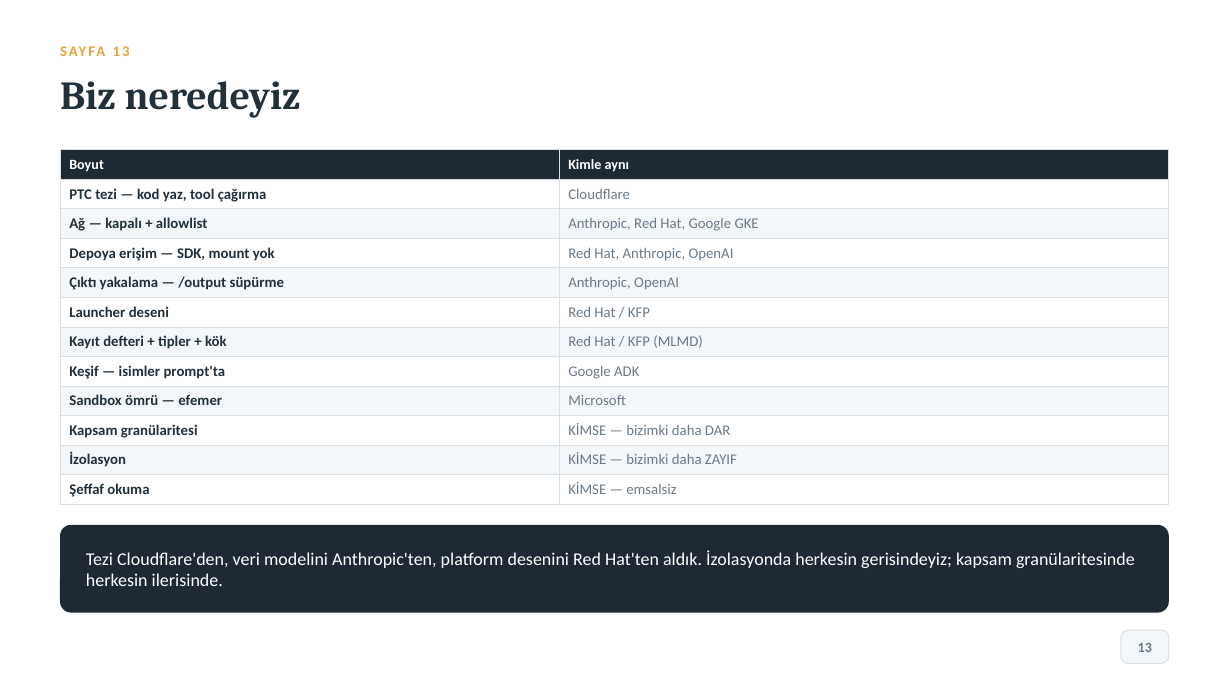
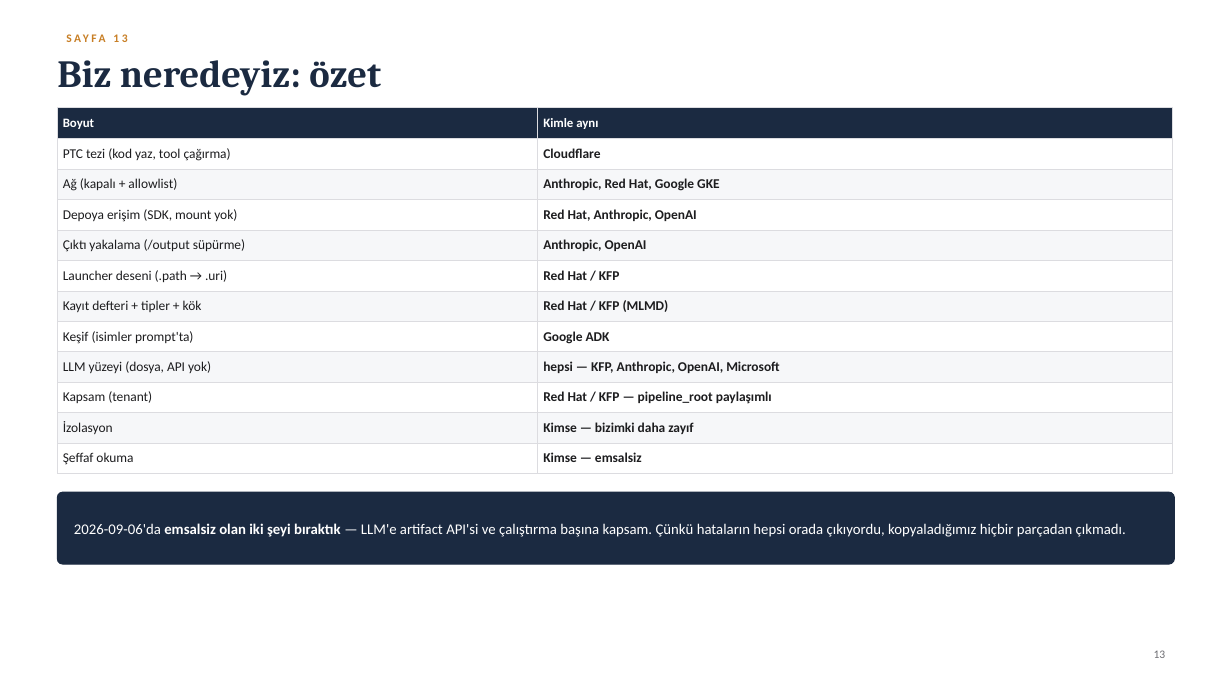
Before and after one commit to AltanReisoglu/Data-Science-Reports, a slide deck: slide 14 of ptc_art/PTC_Sunum_Karsilastirma.pptx. Drawn at 1232x693 pixels with LibreOffice and Linux fonts; fonts in the diff are those of the drawing. Boxes give left, top, right and bottom in pixels: in the first picture for what was removed or moved away, otherwise in the second. Text is boxed around its words. In the diff, an @@ line names an element or a change of style, - is before the commit and + after.

```diff
--- a/ptc_art/PTC_Sunum_Karsilastirma.pptx
+++ b/ptc_art/PTC_Sunum_Karsilastirma.pptx
@@ text "SAYFA 13" moved from (x1=60, y1=39, x2=1169, y2=63) to (x1=57, y1=28, x2=335, y2=48) @@
@@ text "SAYFA 13" at (x1=57, y1=28, x2=335, y2=48): size 11.5 to 9 pt, text colour #E8A33D to #C87F26, letter spacing 1.6 to 2 pt @@
@@ text at (x1=57, y1=60, x2=381, y2=96): text changed; size 31 to 30 pt; text colour #22303A to #1B2A41 @@
-Biz neredeyiz
+Biz neredeyiz: özet
@@ table at (x1=57, y1=107, x2=1173, y2=469) @@
-row 2, column 1: PTC tezi — kod yaz, tool çağırma
+row 2, column 1: PTC tezi (kod yaz, tool çağırma)
-row 3, column 1: Ağ — kapalı + allowlist
+row 3, column 1: Ağ (kapalı + allowlist)
-row 4, column 1: Depoya erişim — SDK, mount yok
+row 4, column 1: Depoya erişim (SDK, mount yok)
-row 5, column 1: Çıktı yakalama — /output süpürme
+row 5, column 1: Çıktı yakalama (/output süpürme)
-row 6, column 1: Launcher deseni
+row 6, column 1: Launcher deseni (.path → .uri)
-row 8, column 1: Keşif — isimler prompt'ta
+row 8, column 1: Keşif (isimler prompt'ta)
-row 9, column 1: Sandbox ömrü — efemer
+row 9, column 1: LLM yüzeyi (dosya, API yok)
-row 9, column 2: Microsoft
+row 9, column 2: hepsi — KFP, Anthropic, OpenAI, Microsoft
-row 10, column 1: Kapsam granülaritesi
+row 10, column 1: Kapsam (tenant)
-row 10, column 2: KİMSE — bizimki daha DAR
+row 10, column 2: Red Hat / KFP — pipeline_root paylaşımlı
-row 11, column 2: KİMSE — bizimki daha ZAYIF
+row 11, column 2: Kimse — bizimki daha zayıf
-row 12, column 2: KİMSE — emsalsiz
+row 12, column 2: Kimse — emsalsiz
@@ fill #1F2933 to #1B2A41 in row 1 @@
@@ fill #F4F7F9 to #F6F7F9 in 10 cells @@
@@ size 11 to 10 pt in "Boyut", "Kimle aynı" @@
@@ size 11.5 to 10.5 pt in "Cloudflare", "Anthropic, Red Hat, Google GKE", "Red Hat, Anthropic, OpenAI", "Anthropic, OpenAI" and 6 more places @@
@@ text colour #6B7A87 to #1D1D1F, bold on in "Cloudflare", "Anthropic, Red Hat, Google GKE", "Red Hat, Anthropic, OpenAI", "Anthropic, OpenAI" and 3 more places @@
@@ text colour #22303A to #1D1D1F, bold off in "Kayıt defteri + tipler + kök", "İzolasyon", "Şeffaf okuma" @@
@@ borders changed @@
@@ table resized from (x1=60, y1=150, x2=1169, y2=501) to (x1=57, y1=107, x2=1173, y2=469) @@
@@ rounded rectangle resized from (x1=60, y1=525, x2=1169, y2=613) to (x1=57, y1=493, x2=1175, y2=565) @@
@@ rounded rectangle at (x1=57, y1=493, x2=1175, y2=565): fill #1F2933 to #1B2A41; outline none to #1B2A41 0.75 pt; proportions changed @@
@@ text added at (x1=74, y1=523, x2=1126, y2=537), 11.5 pt, text #FFFFFF @@
+2026-09-06'da emsalsiz olan iki şeyi bıraktık — LLM'e artifact API'si ve çalıştırma başına kapsam. Çünkü hataların hepsi orada çıkıyordu, kopyaladığımız hiçbir parçadan çıkmadı.
@@ text removed at (x1=86, y1=550, x2=1135, y2=586) @@
-Tezi Cloudflare'den, veri modelini Anthropic'ten, platform desenini Red Hat'ten aldık. İzolasyonda herkesin gerisindeyiz; kapsam granülaritesinde herkesin ilerisinde.
@@ rounded rectangle removed at (x1=1121, y1=630, x2=1169, y2=664) @@
@@ text "13" moved from (x1=1138, y1=643, x2=1152, y2=652) to (x1=1154, y1=650, x2=1166, y2=658) @@
@@ text "13" at (x1=1154, y1=650, x2=1166, y2=658): size 11 to 9 pt, text colour #6B7A87 to #6E6E73, bold off; alignment centre to right @@
```
Also in this commit, not shown: 14 other slides changed, 2 slides added, 2 slides removed, 8 other files.
